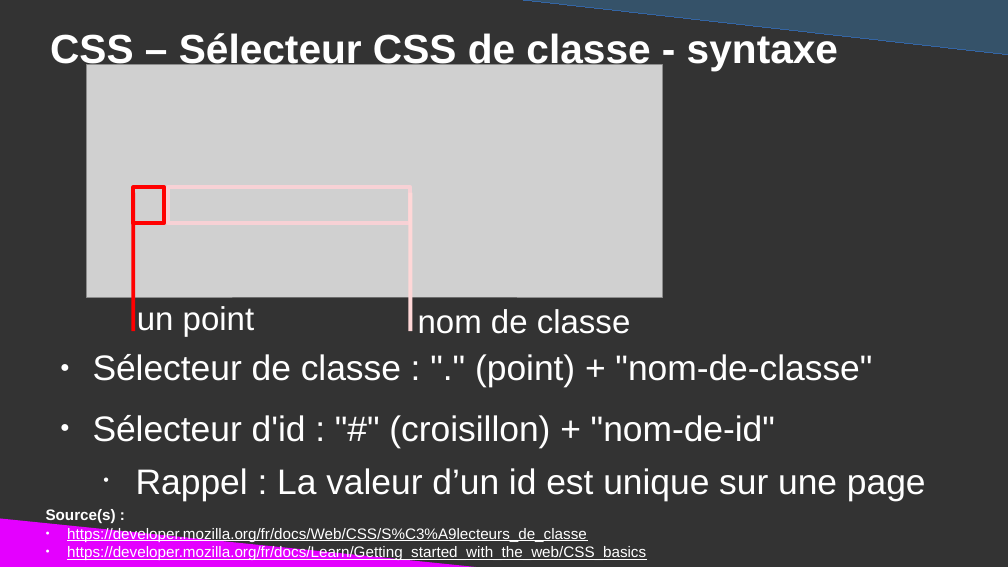
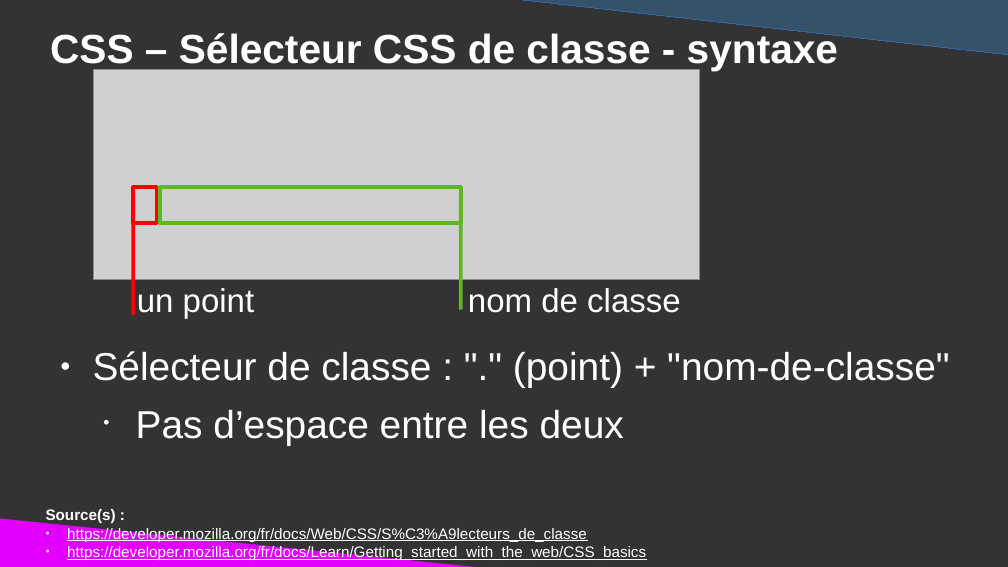
Before and after one commit to DanYellow/cours, a slide deck: slide 37 of integration-web-s1/travaux-pratiques/numero-3/presentation.odp. Drawn at 1008x567 pixels with LibreOffice and Linux fonts; fonts in the diff are those of the drawing; grey boxes stand for pictures. Boxes give left, top, right and bottom in pixels: in the first picture for what was removed or moved away, otherwise in the second. Text is boxed around its words. In the diff, an @@ line names an element or a change of style, - is before the commit and + after.

```diff
--- a/integration-web-s1/travaux-pratiques/numero-3/presentation.odp
+++ b/integration-web-s1/travaux-pratiques/numero-3/presentation.odp
@@ picture resized from (x1=87, y1=65, x2=663, y2=297) to (x1=93, y1=70, x2=699, y2=280) @@
@@ rectangle resized from (x1=134, y1=188, x2=165, y2=223) to (x1=134, y1=188, x2=156, y2=223) @@
@@ line moved from (134, 193) - (134, 331) to (134, 193) - (134, 316) @@
@@ rectangle resized from (x1=168, y1=188, x2=411, y2=223) to (x1=160, y1=188, x2=461, y2=223) @@
@@ rectangle at (x1=160, y1=188, x2=461, y2=223): outline #F7D1D5 3 pt to #5EB91E 3 pt @@
@@ line moved from (411, 193) - (411, 331) to (461, 193) - (461, 310) @@
@@ line (461, 193) - (461, 310): stroke #FFD7D7 3 pt to #5EB91E 3 pt @@
@@ title "un point" moved from (x1=137, y1=306, x2=255, y2=336) to (x1=137, y1=288, x2=255, y2=319) @@
@@ title "nom de classe" moved from (x1=418, y1=309, x2=631, y2=334) to (x1=468, y1=288, x2=681, y2=313) @@
@@ text at (x1=93, y1=351, x2=949, y2=388): size 27.9 to 30.6 pt in "Sélecteur de classe : "." (point) + ..." @@
@@ text at (x1=136, y1=410, x2=624, y2=445): text changed; size 27.9 to 30.6 pt @@
-● Sélecteur d'id : "#" (croisillon) + "nom-de-id"
-  • Rappel : La valeur d’un id est unique sur une page
+  • Pas d’espace entre les deux
```
Also in this commit, not shown: 9 other slides changed, 1 slide added, 1 slide removed, 1 other file.
